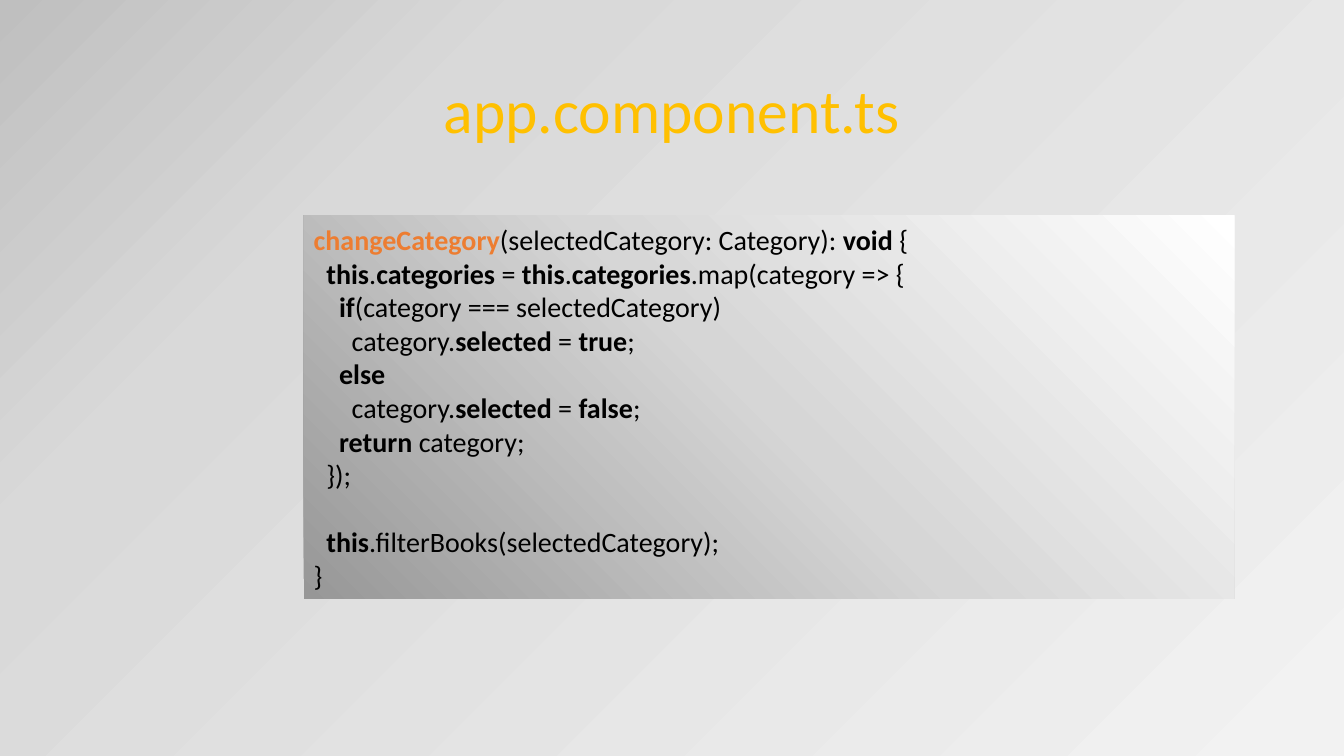
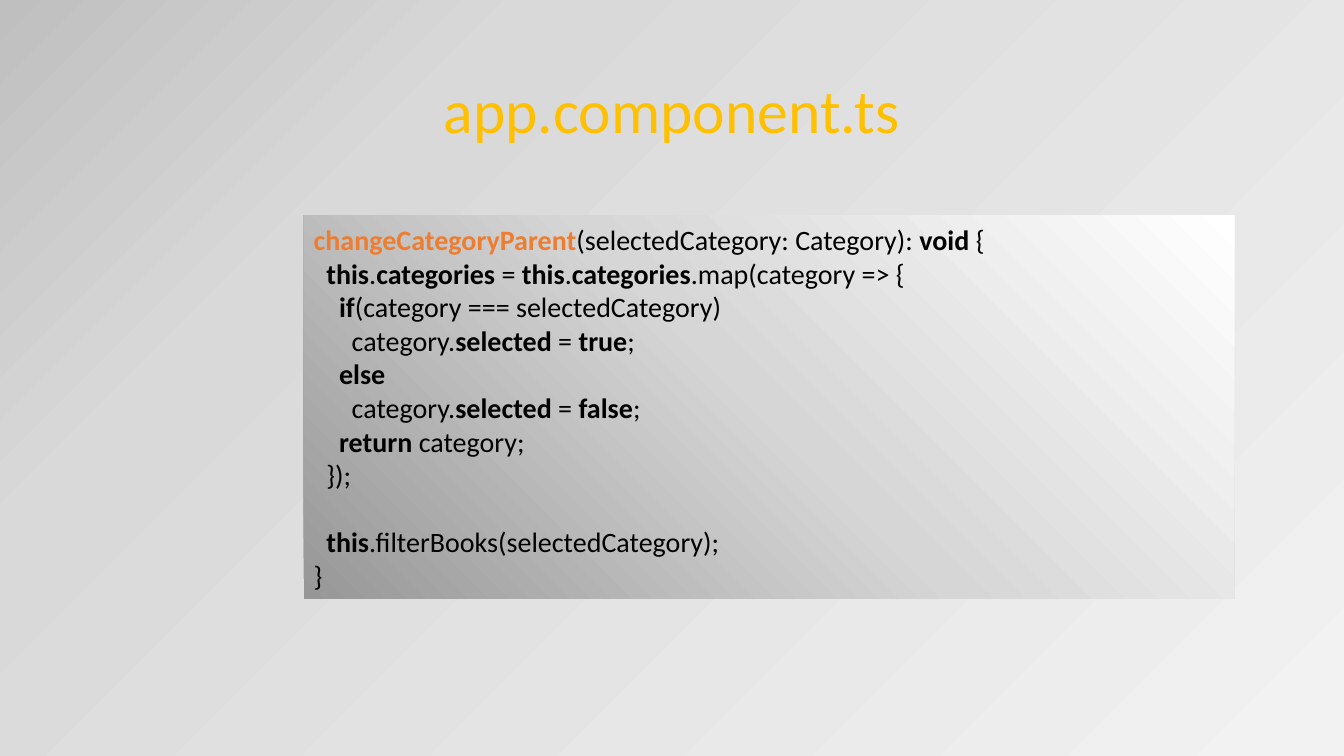
Before and after one commit to OrdinaNederland/hackjam-angular, a slide deck: slide 49 of Angular2.pptx (slide 47 before the commit). Drawn at 1344x756 pixels with LibreOffice and Linux fonts; fonts in the diff are those of the drawing. Boxes give left, top, right and bottom in pixels: in the first picture for what was removed or moved away, otherwise in the second. Text is boxed around its words. In the diff, an @@ line names an element or a change of style, - is before the commit and + after.

```diff
--- a/Angular2.pptx
+++ b/Angular2.pptx
@@ text in rectangle at box(314, 229, 969, 557): text changed @@
-changeCategory(selectedCategory: Category): void {
-this.categories = this.categories.map(category => {
-if(category === selectedCategory)
-category.selected = true;
-else
-category.selected = false;
-return category;
-});
-this.filterBooks(selectedCategory);
-}
+changeCategoryParent(selectedCategory: Category): void {
+this.categories = this.categories.map(category => {
+if(category === selectedCategory)
+category.selected = true;
+else
+category.selected = false;
+return category;
+});
+this.filterBooks(selectedCategory);
+}
```
Also in this commit, not shown: 11 other slides changed, 2 slides added, 1 other file.
